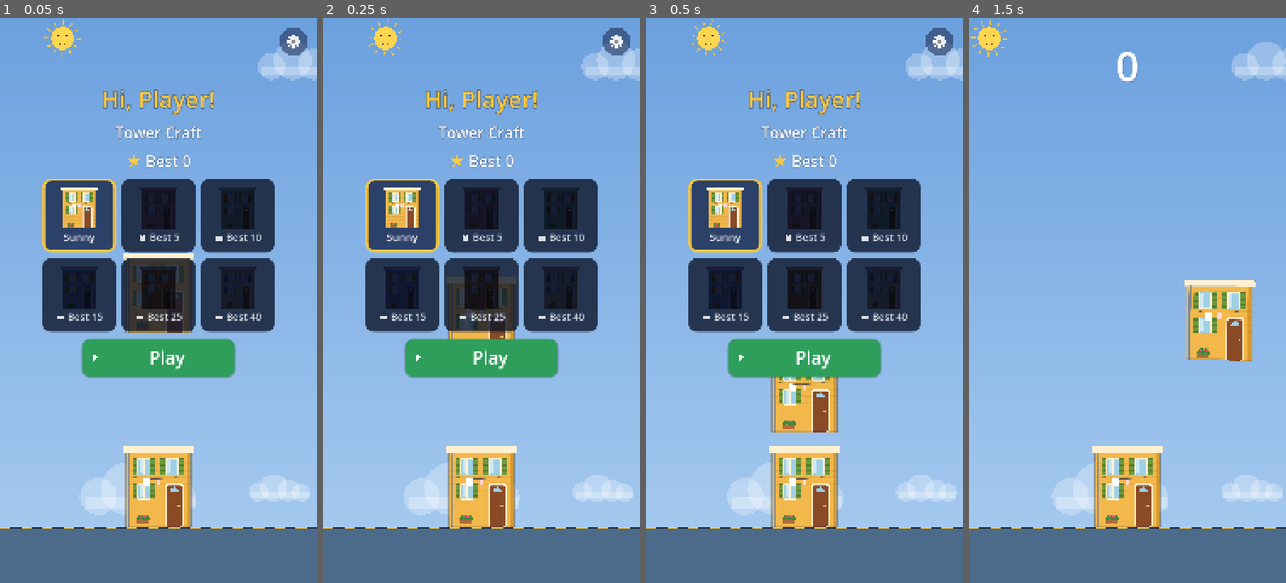
Above: before the commit, frames 1-4 (left to right).
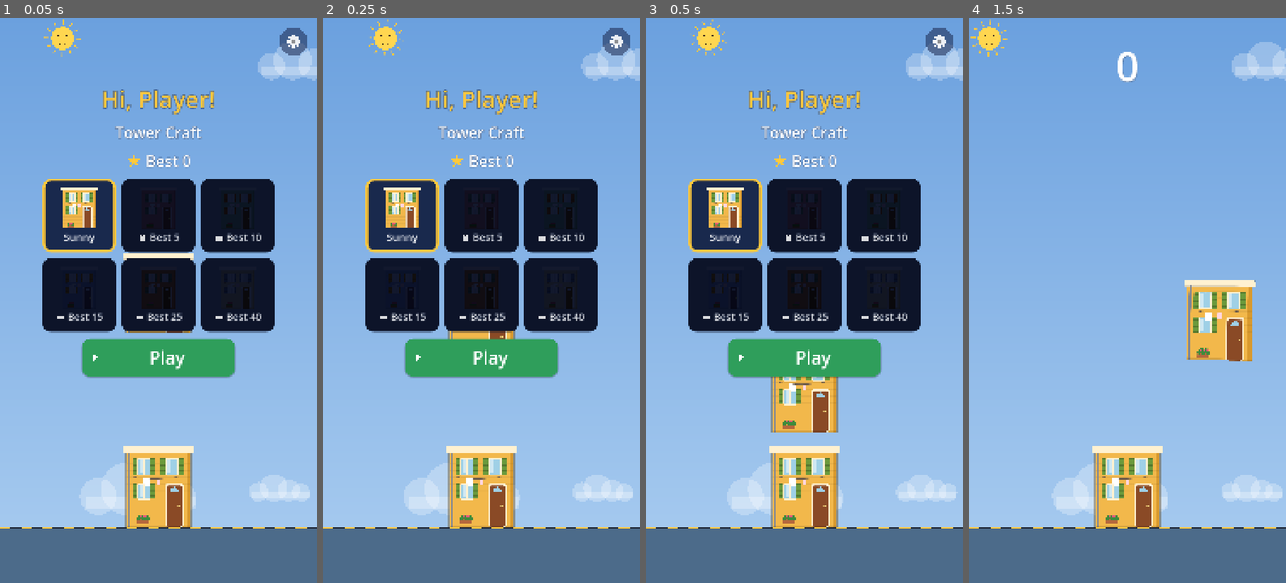
Above: after the commit, the same moments.

Repository: truocpham/tower-craft
Game: Godot game, scene res://scenes/main.tscn
The game is run twice, just before and just after one commit, with the same random seed, the same clock (stepped at 60 frames per second) and the same inputs.
Inputs (mouse positions are in pixels of both pictures, inside the frame that each line leads up to):
- Up to frame 1 (0.05 s): no input
- Up to frame 2 (0.25 s): no input
- Up to frame 3 (0.5 s): no input
- Up to frame 4 (1.5 s): click "Play" at 0.5 s; tap Enter at 1.25, 1.35 s; move the mouse to (1197, 272) at 1.27 s; click (1197, 272) at 1.42 s

The runs differ from the first frame. In frame 1, 12% of the frame differs, in the area x 13-87%, y 28-56%; in frame 2, 12%; in frame 3, 12%; in frame 4, nothing differs.

Commit message:
Make the title style tiles opaque so the demo block cannot show through
Claude-Session: https://claude.ai/code/session_01Hx5pqxGCisT6yggYFnDDX2

Diff:
--- a/game/scripts/shell.gd
+++ b/game/scripts/shell.gd
@@ -8,6 +8,9 @@
 const BLUE := Color("#3b6fb6")
 const RED := Color("#c0443c")
 const GREY := Color("#6b7385")
+## Style tiles are opaque so the demo tower behind the title never shows through.
+const TILE_OPEN := Color(0.10, 0.16, 0.30, 1.0)
+const TILE_LOCKED := Color(0.05, 0.08, 0.16, 1.0)
 const PANEL := Color(0.10, 0.16, 0.30, 0.82)
 ## Width of the top-left corner button area (margin, button, gap) that the sun keeps clear of.
 const CORNER_CLEAR := 32.0 + ParentGate.SIZE + 16.0
@@ -228,7 +231,7 @@
 	b.disabled = false
 	for slot in ["normal", "hover", "pressed", "focus"]:
 		var sb := StyleBoxFlat.new()
-		sb.bg_color = PANEL if open else Color(0.05, 0.08, 0.16, 0.8)
+		sb.bg_color = TILE_OPEN if open else TILE_LOCKED
 		sb.set_corner_radius_all(28)
 		if chosen:
 			sb.border_color = GOLD
--- a/game/tests/test_screens.gd
+++ b/game/tests/test_screens.gd
@@ -59,6 +59,26 @@
 	check("Best 0" in texts, "best on title")
 	check("Best 5" in texts and "Best 40" in texts, "locked styles show needed score")
 	_check_buttons(main, "title")
+	_free(main)
+
+
+func _tiles(n: Node, out: Array) -> Array:
+	if n is Button and n.custom_minimum_size == Vector2(250, 250):
+		out.append(n)
+	for c in n.get_children():
+		_tiles(c, out)
+	return out
+
+
+func test_style_tiles_are_opaque() -> void:
+	var main := _main(1)
+	await tree.process_frame
+	var tiles := _tiles(main.shell, [])
+	check_eq(tiles.size(), Styles.ORDER.size(), "all style tiles found")
+	for t in tiles:
+		for slot in ["normal", "hover", "pressed", "focus"]:
+			var sb: StyleBoxFlat = t.get_theme_stylebox(slot)
+			check_eq(sb.bg_color.a, 1.0, "tile %s opaque" % slot)
 	_free(main)
 
 
